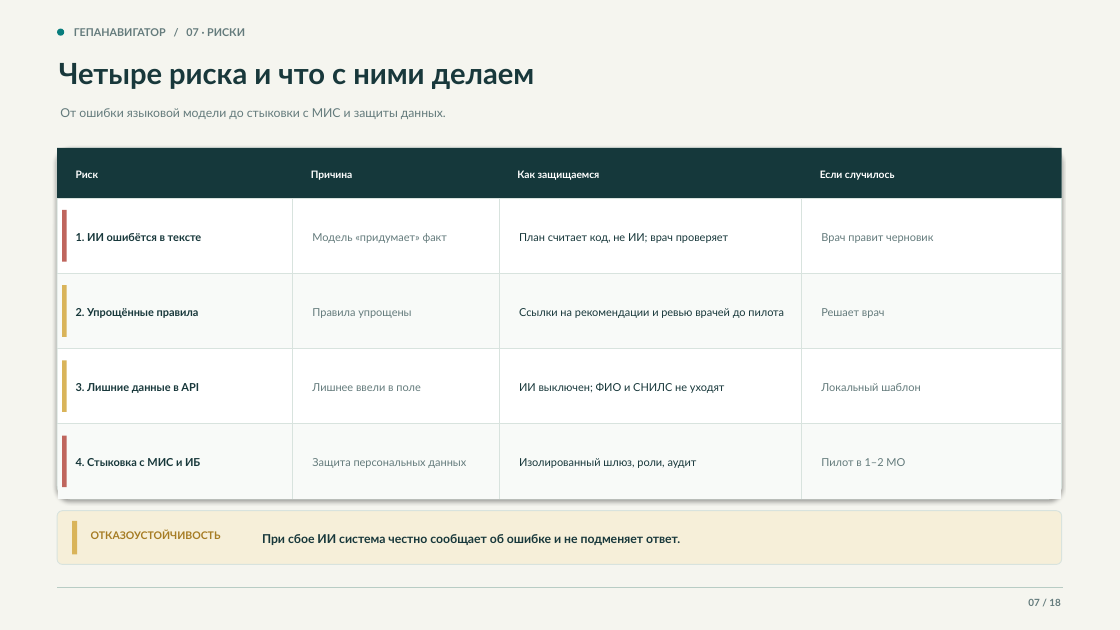
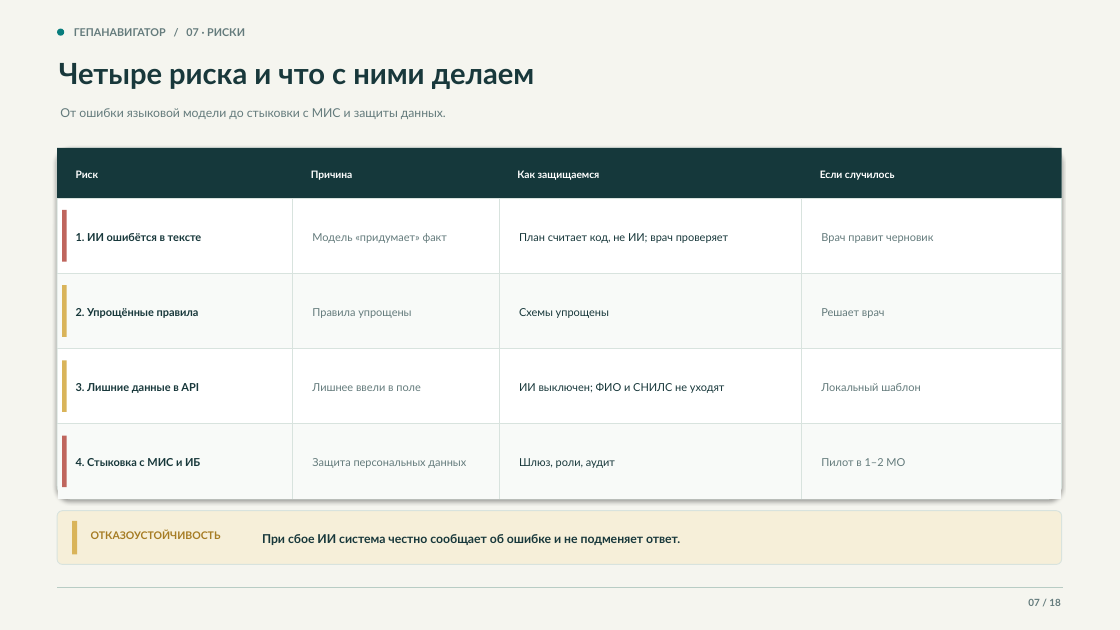
Before and after one commit to devenportg/GepaNavigator, a slide deck: slide 7 of deliverables/GepaNavigator_release.pptx. Drawn at 1120x630 pixels with LibreOffice and Linux fonts; fonts in the diff are those of the drawing. Boxes give left, top, right and bottom in pixels: in the first picture for what was removed or moved away, otherwise in the second. Text is boxed around its words. In the diff, an @@ line names an element or a change of style, - is before the commit and + after.

```diff
--- a/deliverables/GepaNavigator_release.pptx
+++ b/deliverables/GepaNavigator_release.pptx
@@ text at [519, 308, 609, 318]: text changed @@
-Ссылки на рекомендации и ревью врачей до пилота
+Схемы упрощены
@@ text at [519, 458, 615, 468]: text changed @@
-Изолированный шлюз, роли, аудит
+Шлюз, роли, аудит
```
Also in this commit, not shown: 12 other slides changed, 2 other files.
